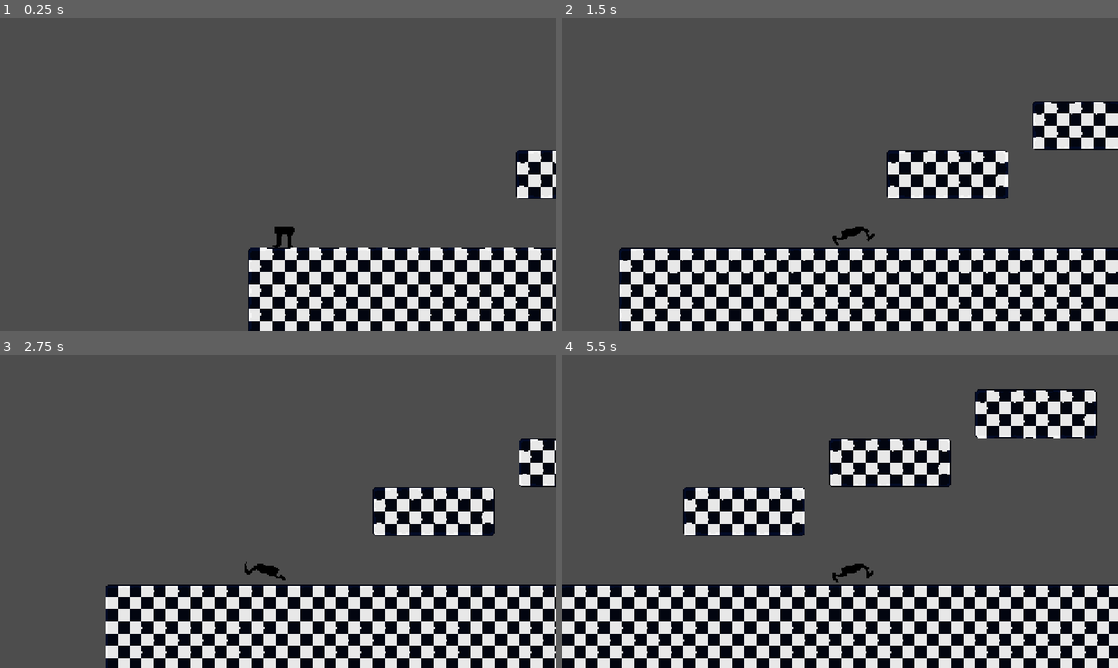
Above: before the commit, frames 1-4 (two rows, left to right).
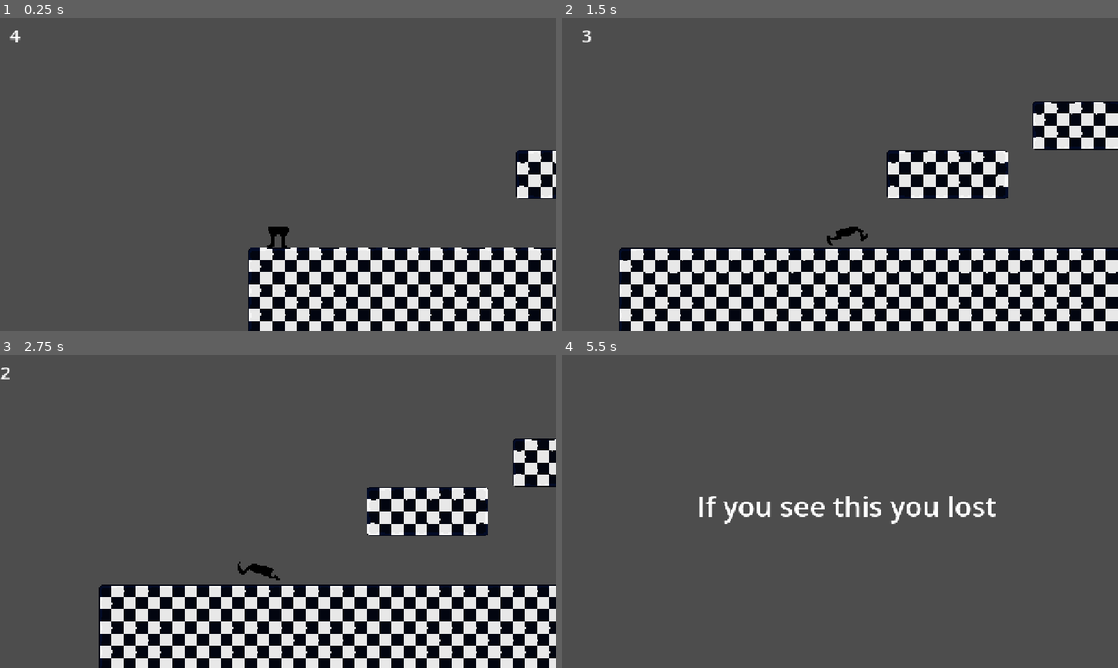
Above: after the commit, the same moments.

Repository: R3pak/GMTK-Game-Jam-2026
Game: Godot game, scene res://scenes/main.tscn
Same seed, same stepped clock (60 frames per second), same inputs: the game is played once before the commit and once after it.
Inputs:
- Up to frame 1 (0.25 s): no input
- Up to frame 2 (1.5 s): tap Enter at 0.5 s; hold D (right) from 0.53 s (still down); tap E (dash) at 0.6 s; tap Space (jump) at 0.77 s; tap Shift (run) at 1.35 s
- Up to frame 3 (2.75 s): tap Space (jump) at 1.52 s; release D (right) at 2.03 s; hold A (left) from 2.03 s (still down); tap E (dash) at 2.1 s
- Up to frame 4 (5.5 s): release A (left) at 2.78 s; hold D (right) 2.78-4.28 s; tap Shift (run) at 2.85, 4.35 s; tap Space (jump) at 3.02, 3.77, 4.52 s; tap E (dash) at 3.6, 5.1 s; hold A (left) 4.28-5.03 s; hold D (right) from 5.03 s (still down)

The runs differ from the first frame. In frame 1, 0.2% of the frame differs, in the area x 1-53%, y 4-74%; in frame 2, 0.2%; in frame 3, 14%; in frame 4, 38%, in the area x 0-100%, y 10-100%.

Commit message:
Lose State
Added a lose state (very unfinished)

Diff:
--- /dev/null
+++ b/scenes/lose.tscn
@@ -0,0 +1,16 @@
+[gd_scene format=3 uid="uid://3vcrl73pwnln"]
+
+[node name="lose" type="Node2D" unique_id=1943235834]
+
+[node name="Label" type="Label" parent="." unique_id=2039909016]
+offset_left = 311.0
+offset_top = 303.0
+offset_right = 1000.0
+offset_bottom = 391.0
+size_flags_horizontal = 4
+offset_transform_enabled = true
+theme_override_font_sizes/font_size = 64
+text = "If you see this you lost"
+horizontal_alignment = 1
+vertical_alignment = 1
+metadata/_edit_use_anchors_ = true
--- a/scenes/player.tscn
+++ b/scenes/player.tscn
@@ -332,12 +332,13 @@
 jump_time_to_descent = 0.3
 
 [node name="Sprite" type="AnimatedSprite2D" parent="." unique_id=1825013061]
+position = Vector2(-8, 0)
 sprite_frames = SubResource("SpriteFrames_3vyb7")
-animation = &"fall"
+animation = &"idle"
 autoplay = "idle"
 
 [node name="CollisionShape2D" type="CollisionShape2D" parent="." unique_id=2139048532]
-position = Vector2(8, 31)
+position = Vector2(0, 31)
 shape = SubResource("CapsuleShape2D_g4v7s")
 
 [node name="Camera2D" type="Camera2D" parent="." unique_id=1965027483]
@@ -347,8 +348,21 @@
 position_smoothing_speed = 15.0
 script = ExtResource("6_tuyoq")
 
+[node name="Label" type="Label" parent="Camera2D" unique_id=1243995257]
+offset_left = -353.0
+offset_top = -200.0
+offset_right = -313.0
+offset_bottom = -177.0
+theme_override_font_sizes/font_size = 24
+
 [node name="DashCd" type="Timer" parent="." unique_id=1186647703]
 wait_time = 2.0
 one_shot = true
 
+[node name="HealthTimer" type="Timer" parent="." unique_id=712301349]
+wait_time = 5.0
+one_shot = true
+autostart = true
+
 [connection signal="timeout" from="DashCd" to="." method="_on_dash_cd_timeout"]
+[connection signal="timeout" from="HealthTimer" to="." method="_on_health_timer_timeout"]
--- a/scripts/player.gd
+++ b/scripts/player.gd
@@ -1,4 +1,6 @@
 extends CharacterBody2D
+
+var lose_scene = preload("res://scenes/lose.tscn")
 
 # MOVEMENT VARS
 var speed: float = 250.0
@@ -18,6 +20,12 @@
 @onready var jump_gravity: float = ((-2.0 * jump_height) / (jump_time_to_peak * jump_time_to_peak)) * -1.0
 @onready var fall_gravity: float = ((-2.0 * jump_height) / (jump_time_to_descent * jump_time_to_descent)) * -1.0
 
+# HEALTH VARS
+var health: int
+
+func _ready() -> void:
+	$HealthTimer.start()
+
 func _physics_process(delta: float) -> void:
 	var is_running := Input.is_action_pressed("run")
 
@@ -31,6 +39,8 @@
 	else:
 		velocity.x = x_input * speed
 
+	health = int($HealthTimer.time_left)
+	$Camera2D/Label.text = str(health)
 
 	animation()
 	get_input()
@@ -90,3 +100,9 @@
 
 func _on_dash_cd_timeout() -> void:
 	dashcd = false
+
+func die():
+	get_tree().change_scene_to_packed(lose_scene)
+
+func _on_health_timer_timeout() -> void:
+	die()
